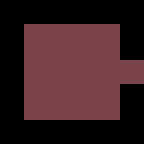
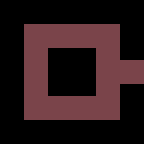
Two versions of the same layered image (144 × 144). Layer-by-layer changes:
painted on "Background" over [48, 48, 96, 96]
